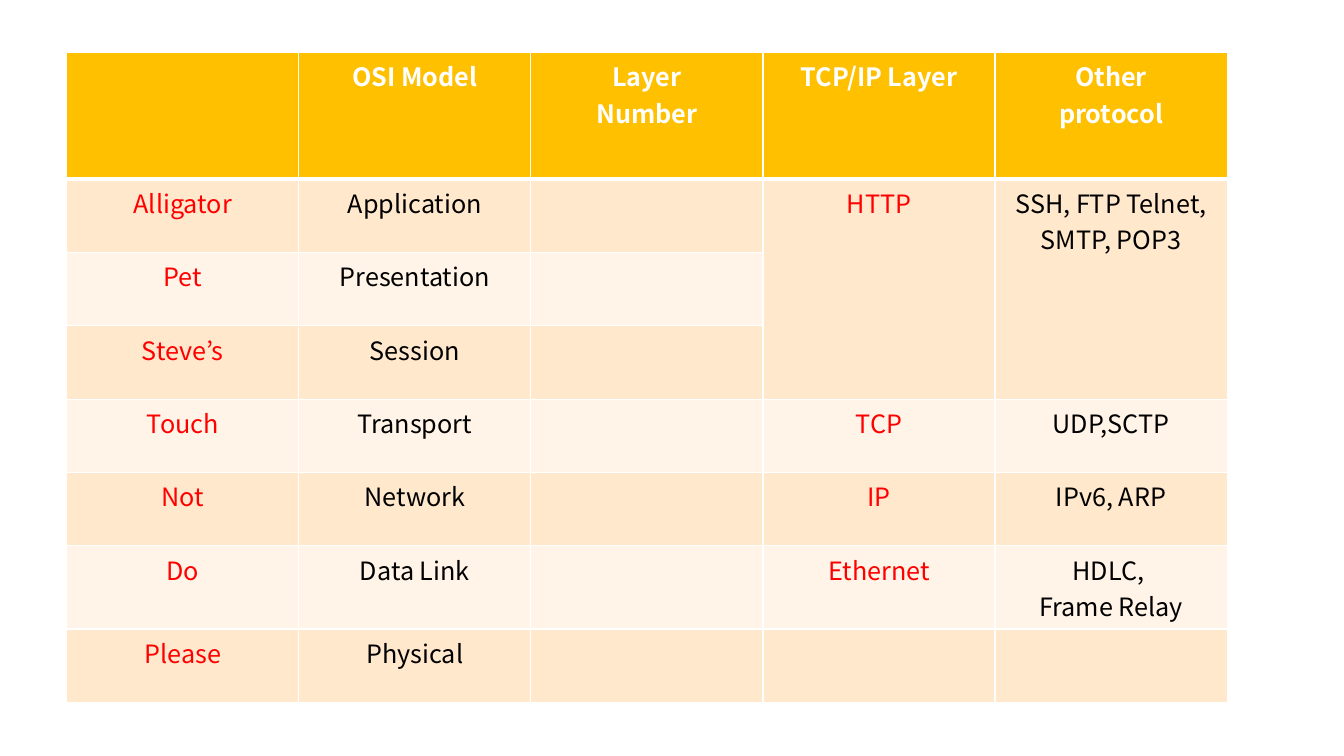
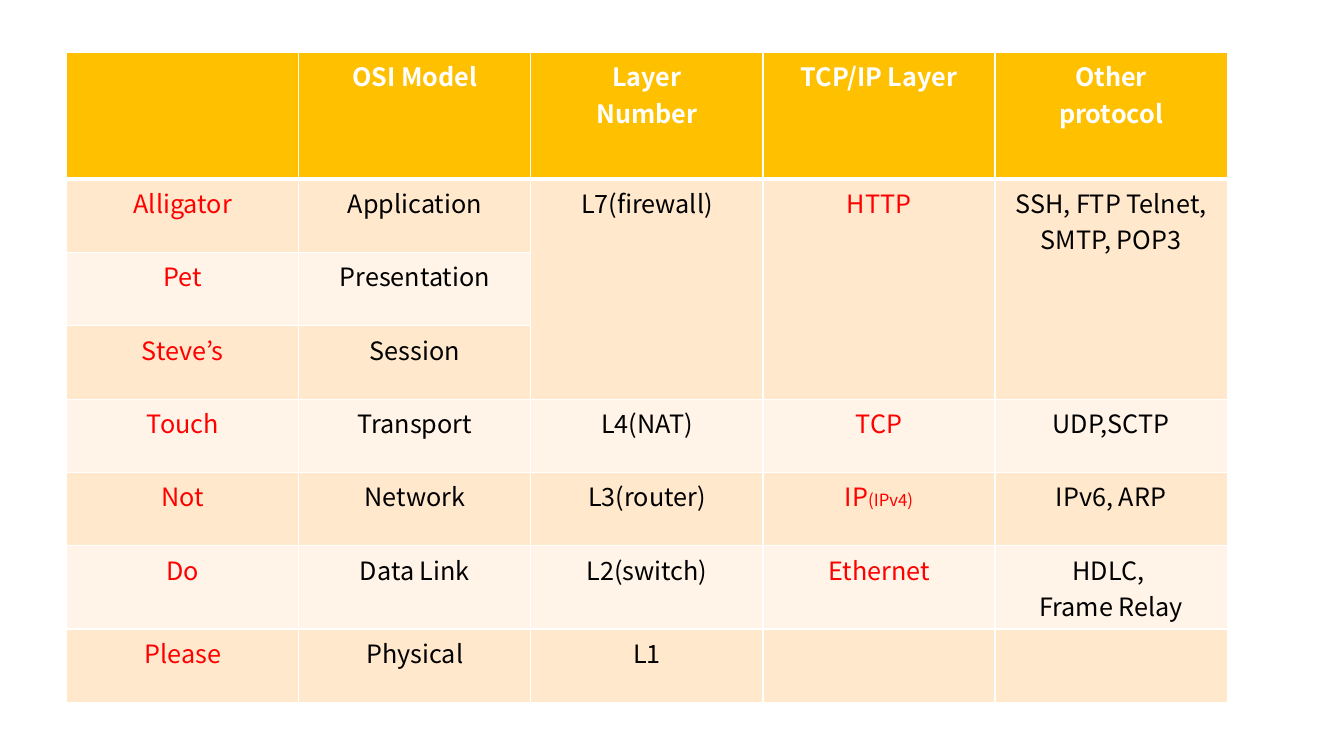
Before and after one commit to shinequasar/OSI-and-TCP, a slide deck: slide 1 of OSI-and-TCP.pptx. Drawn at 1344x756 pixels with LibreOffice and Linux fonts; fonts in the diff are those of the drawing. Boxes give left, top, right and bottom in pixels: in the first picture for what was removed or moved away, otherwise in the second. Text is boxed around its words. In the diff, an @@ line names an element or a change of style, - is before the commit and + after.

```diff
--- a/OSI-and-TCP.pptx
+++ b/OSI-and-TCP.pptx
@@ table at (67, 52, 1226, 693) @@
-row 2, column 3: 
+row 2, column 3: L7(firewall)
-row 5, column 3: 
+row 5, column 3: L4(NAT)
-row 6, column 3: 
+row 6, column 3: L3(router)
-row 6, column 4: IP
+row 6, column 4: IP(IPv4)
-row 7, column 3: 
+row 7, column 3: L2(switch)
-row 8, column 3: 
+row 8, column 3: L1
```
Also in this commit, not shown: 1 other file.
